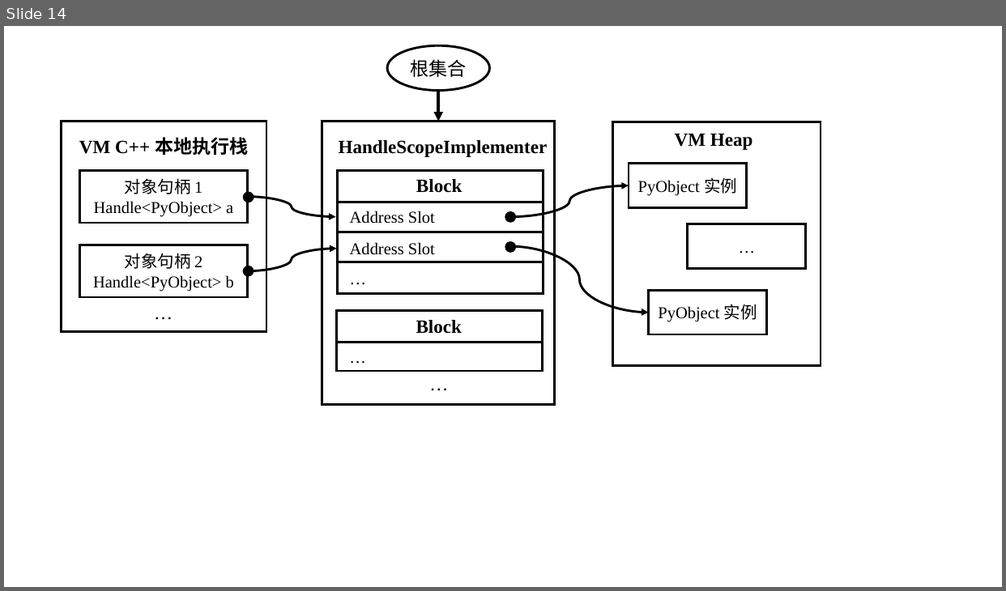
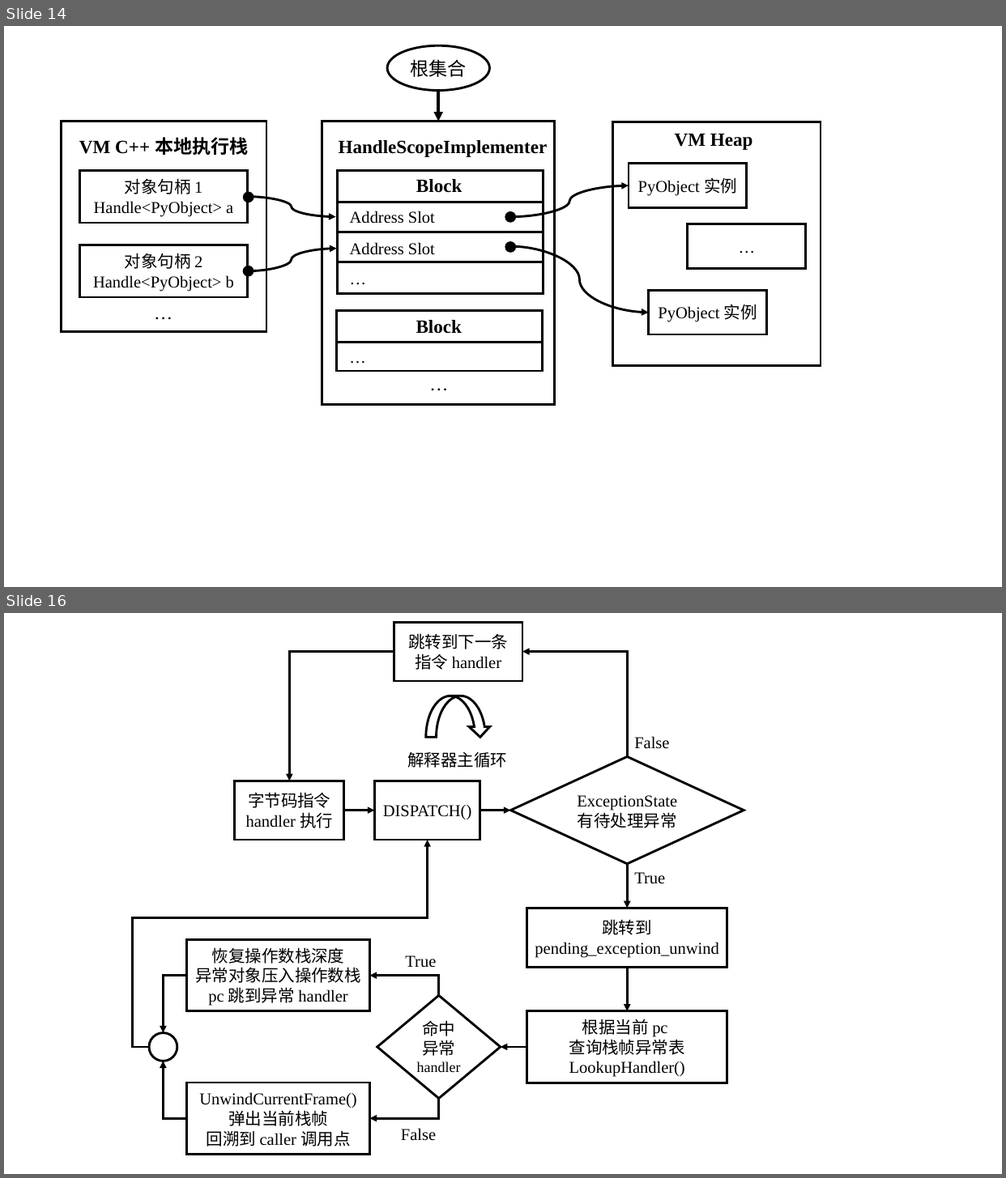
Before and after one commit to WU-SUNFLOWER/S.A.A.U.S.O, a slide deck: docs/thesis/pictures.pptx. Shown one above the other, each under a label of ours: slide 14 before the commit, slides 14 and 16 after it; the slides between them are not shown. The pictures are 1006x591 and 1006x1178 pixels, drawn with LibreOffice and Linux fonts; fonts in the diff are those of the drawing. Boxes give left, top, right and bottom in pixels: in the first picture for what was removed or moved away, otherwise in the second. Text is boxed around its words. In the diff, an @@ line names an element or a change of style, - is before the commit and + after.

```diff
--- a/docs/thesis/pictures.pptx
+++ b/docs/thesis/pictures.pptx
@@ slide 16 added at (4, 613, 1002, 1174), background #CAEACE @@
@@ rectangle added at (394, 622, 522, 681), outline #000000 2.25 pt, 16 pt, text #000000 @@
+跳转到下一条指令 handler
@@ elbow arrow added from (394, 652) to (289, 781), #000000 2.25 pt @@
@@ elbow arrow added from (628, 756) to (522, 652), #000000 2.25 pt @@
@@ curved down arrow added at (426, 696, 491, 737), outline #000000 2.25 pt @@
@@ text added at (407, 752, 507, 768), 16 pt, text #000000 @@
+解释器主循环
@@ diamond added at (511, 756, 744, 864), outline #000000 2.25 pt, 16 pt, text #000000 @@
+ExceptionState有待处理异常
@@ text added at (634, 736, 669, 749), 16 pt, text #000000 @@
+False
@@ rectangle added at (235, 781, 344, 840), outline #000000 2.25 pt, 16 pt, text #000000 @@
+字节码指令 handler 执行
@@ rectangle added at (374, 781, 480, 840), outline #000000 2.25 pt, 16 pt, text #000000 @@
+DISPATCH()
@@ arrow added from (344, 811) to (374, 811), #000000 2.25 pt @@
@@ arrow added from (480, 811) to (511, 811), #000000 2.25 pt @@
@@ elbow arrow added from (149, 1047) to (428, 840), #000000 2.25 pt @@
@@ arrow added from (628, 864) to (628, 908), #000000 2.25 pt @@
@@ text added at (634, 872, 665, 884), 16 pt, text #000000 @@
+True
@@ rectangle added at (527, 908, 727, 967), outline #000000 2.25 pt, 16 pt, text #000000 @@
+跳转到pending_exception_unwind
@@ rectangle added at (187, 940, 369, 1012), outline #000000 2.25 pt, 16 pt, text #000000 @@
+恢复操作数栈深度
+异常对象压入操作数栈
+pc 跳到异常 handler
@@ elbow arrow added from (187, 976) to (164, 1033), #000000 2.25 pt @@
@@ elbow arrow added from (439, 995) to (370, 976), #000000 2.25 pt @@
@@ text added at (405, 956, 436, 968), 16 pt, text #000000 @@
+True
@@ arrow added from (628, 967) to (628, 1012), #000000 2.25 pt @@
@@ diamond added at (377, 995, 501, 1099), outline #000000 2.25 pt, 14 pt, text #000000 @@
+命中异常handler
@@ rectangle added at (527, 1012, 727, 1083), outline #000000 2.25 pt, 16 pt, text #000000 @@
+根据当前 pc
+查询栈帧异常表 LookupHandler()
@@ ellipse added at (149, 1033, 177, 1062), outline #000000 2.25 pt @@
@@ arrow added from (527, 1047) to (501, 1047), #000000 2.25 pt @@
@@ elbow arrow added from (187, 1119) to (164, 1062), #000000 2.25 pt @@
@@ rectangle added at (187, 1083, 369, 1155), outline #000000 2.25 pt, 16 pt, text #000000 @@
+UnwindCurrentFrame()
+弹出当前栈帧
+回溯到 caller 调用点
@@ elbow arrow added from (439, 1099) to (370, 1119), #000000 2.25 pt @@
@@ text added at (401, 1128, 436, 1141), 16 pt, text #000000 @@
+False
```
Also in this commit, not shown: 16 other slides changed, 1 other slide added.
